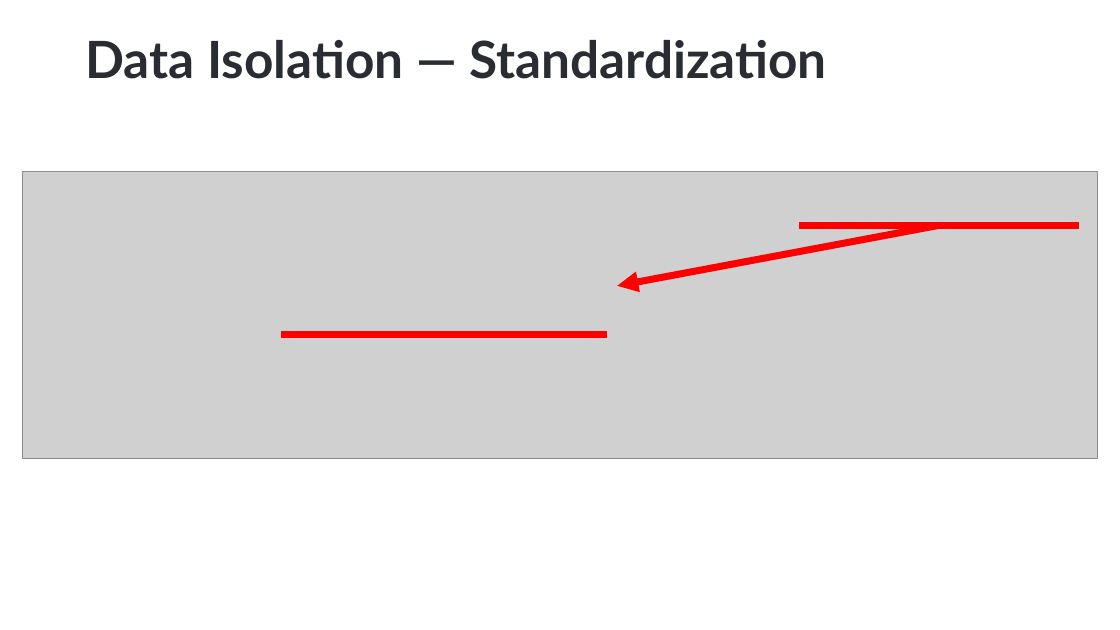
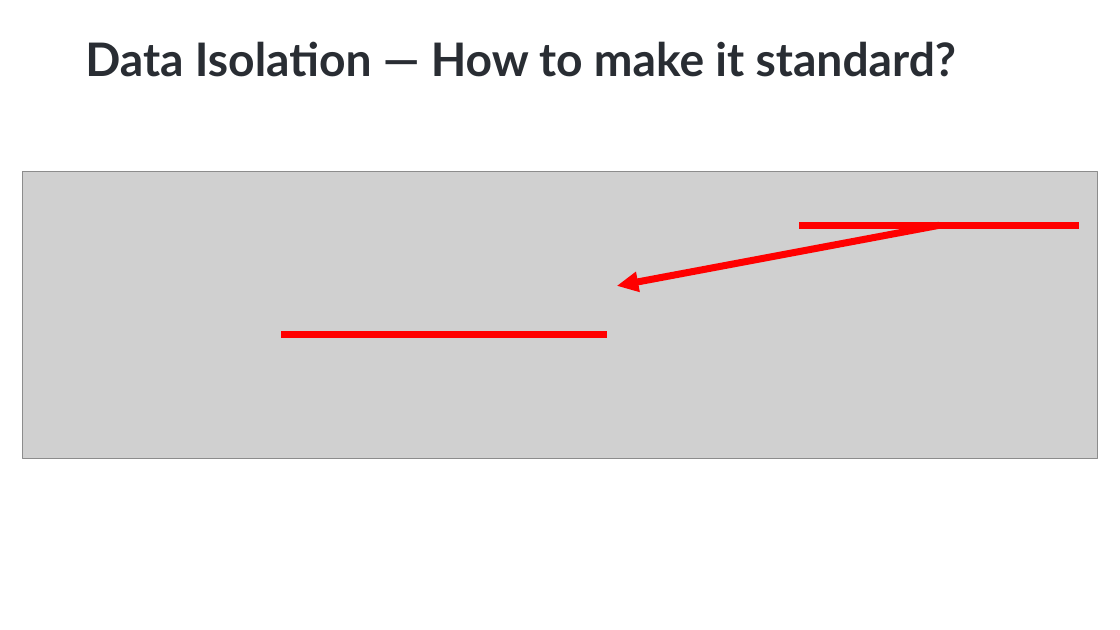
Before and after one commit to ebicoglu/presentations, a slide deck: slide 19 of multi-tenancy-wearedevelopers-2025_30mins.pptx. Drawn at 1120x630 pixels with LibreOffice and Linux fonts; fonts in the diff are those of the drawing; grey boxes stand for pictures; background and template pictures are left out. Boxes give left, top, right and bottom in pixels: in the first picture for what was removed or moved away, otherwise in the second. Text is boxed around its words. In the diff, an @@ line names an element or a change of style, - is before the commit and + after.

```diff
--- a/multi-tenancy-wearedevelopers-2025_30mins.pptx
+++ b/multi-tenancy-wearedevelopers-2025_30mins.pptx
@@ title at (85,41,957,77): text changed; size 44 to 39.6 pt @@
-Data Isolation — Standardization
+Data Isolation — How to make it standard?
```
Also in this commit, not shown: 14 other slides changed.
